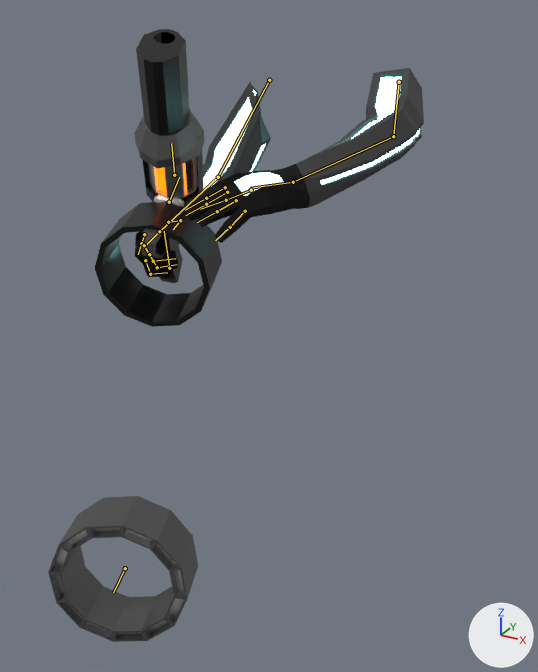
An edit to the Blender file Assets/weapons/shot/chautshot - Copy.blend, drawn before and after from the same camera.
The view is the same before and after, from a 50 mm camera at (32.0, -66.0, 3.7) aimed at (2.5, -12.3, -23.2). Arrows for +X, +Y and +Z are at lower right; the lights stay in place. Both versions are drawn at frame 139 of the action 'ViewmodelArmatureAction'; the numbers are the values there. The bones that bend it are drawn over the model as lines.

The first picture shows 'Arms', 'Cylinder.005'.
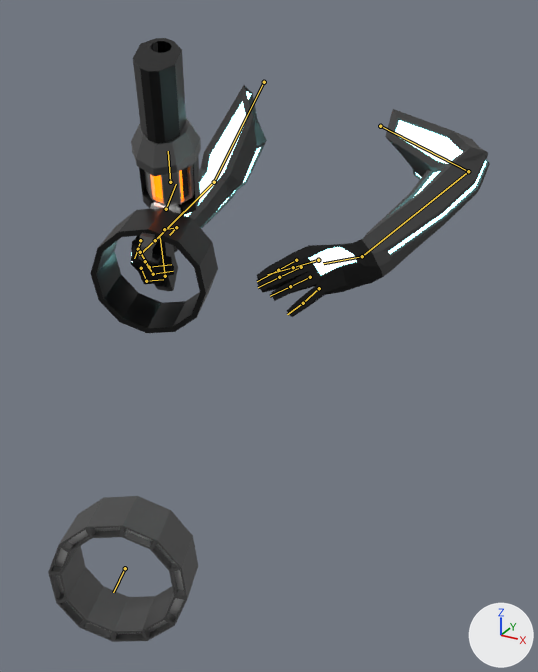
Changed parts and their boxes [x1, y1, x2, y2] in the pictures (538 x 672 px):
'Cylinder.005', posed: before [48, 29, 222, 642]; after [48, 38, 218, 642]
'Arms', posed (24% wider, 11% taller): before [135, 68, 424, 277]; after [130, 85, 490, 317]
bone 'top', root to tip: before (169, 202) to (179, 177); after (166, 209) to (176, 184)
bone 'Shoulder.R', root to tip: before (269, 80) to (218, 177); after (264, 82) to (214, 182)
bone 'Shoulder.L', root to tip: before (399, 82) to (393, 136); after (380, 126) to (468, 171)

What the commit changed:
Bone 'top' (bone_top) turns from (-73, 0, 0) to (-70, 0, 0) degrees about its own x, y and z.
Bone 'Shoulder.R' (bone_shoulder_r) moves from (1.06, 0.27, -0.26) to (1.03, 0.51, -0.29).
Bone 'Shoulder.L' (bone_shoulder_l) moves from (-1.2, -0.58, -0.05) to (-1.08, 0.89, 0.42).
Bone 'HandIK.L' (bone_handik_l) moves from (0.65, -1.33, -0.24) to (0.75, -1.49, 1.63).
Bone 'HandIK.L' (bone_handik_l) turns from (-39, -19, 9) to (-32, -18, 8) degrees about its own x, y and z.
Bone 'HandIK.R' (bone_handik_r) moves from (-0.37, -1.87, 1.14) to (-0.26, -1.94, 1.31).
Bone 'HandIK.R' (bone_handik_r) turns from (28, 5, -9) to (29, 7, -8) degrees about its own x, y and z.
